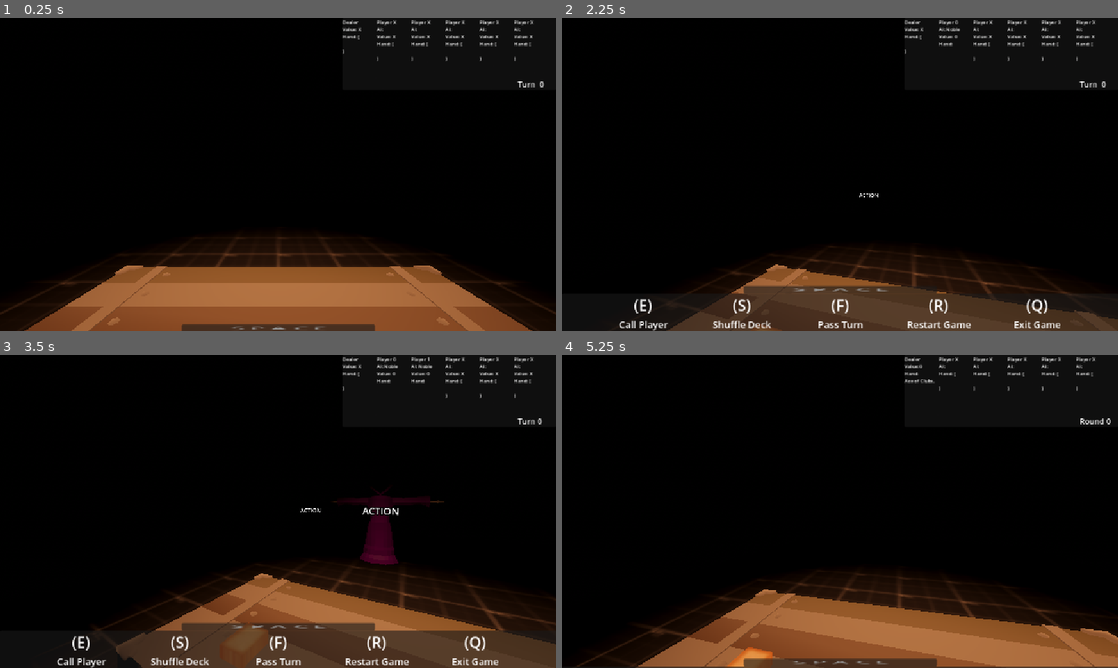
Above: before the commit, frames 1-4 (two rows, left to right).
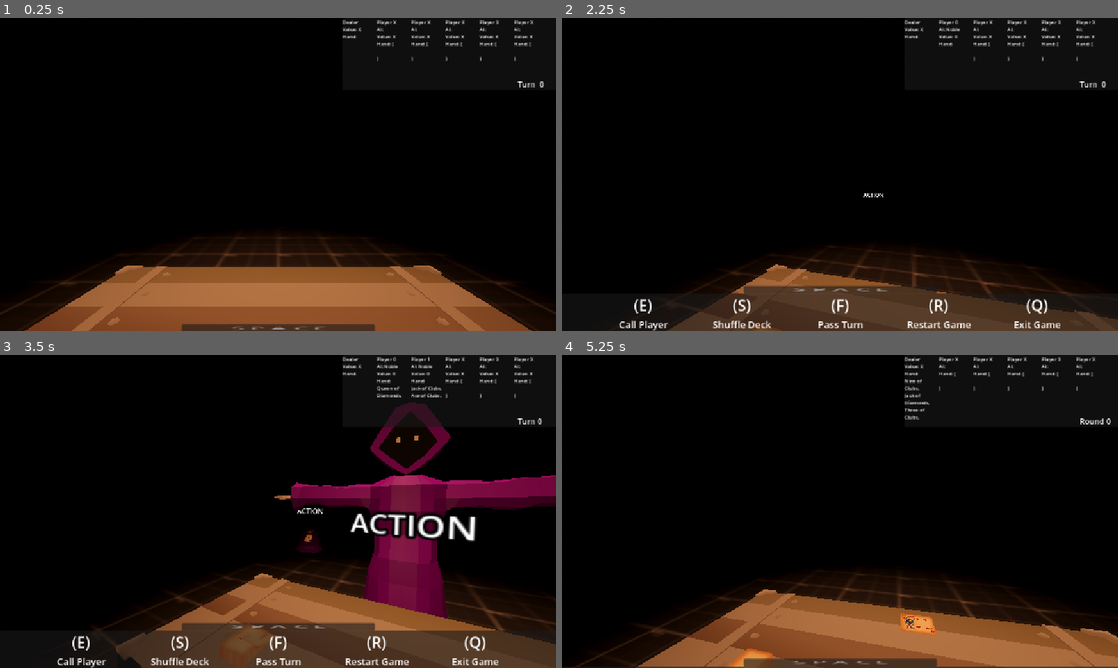
Above: after the commit, the same moments.

Repository: VaporeonLover28/Chrysopoeia
Game: Godot game, scene res://Scenes/blackjack_test_3.tscn
Same seed, same stepped clock (60 frames per second), same inputs: the game is played once before the commit and once after it. This scene is started directly instead of the project's main scene. The engine's default icon, where the game draws it, is replaced by a stand-in: a white triangle on a blue panel in a dark square.
Inputs (mouse positions are in pixels of both pictures, inside the frame that each line leads up to):
- Up to frame 1 (0.25 s): no input
- Up to frame 2 (2.25 s): tap Enter at 0.5, 2 s; move the mouse to (962, 158) at 0.52 s; tap A (a) at 0.6 s; tap B (b) at 0.8, 1.35 s; tap Space (space) at 1.25 s; move the mouse to (812, 174) at 1.27 s; tap D (d) at 1.55, 2.1 s; move the mouse to (851, 168) at 2.02 s; hold E (e) from 2.03 s (still down)
- Up to frame 3 (3.5 s): move the mouse to (272, 517) at 2.77 s; release E (e) at 2.78 s; tap E (e) at 2.85 s; tap F (f) at 3.05 s
- Up to frame 4 (5.25 s): move the mouse to (878, 514) at 3.52 s; tap F (f) at 3.6 s; tap R (r) at 3.8, 4.35 s; move the mouse to (795, 508) at 4.27 s; tap S (s) at 4.55, 5.1 s; tap Space (space) at 5 s; move the mouse to (845, 511) at 5.02 s

The runs differ from the first frame. In frame 1, less than 0.1% of the frame differs, in the area x 61-65%, y 5-12%; in frame 2, less than 0.1%; in frame 3, 10%, in the area x 43-100%, y 5-91%; in frame 4, 0.6%.
Error before the commit: Invalid access to property or key 'rank' on a base object of type 'Nil'. (res://Script/blackjack_test_3.gd:189)

Commit message:
blackjack npc AI (missing stuff)
to-do:
- dealer turn
- visual feedback for player
- remove test stuff
- polish
- implement into world

Diff:
--- a/Scenes/blackjack_test_3.tscn
+++ b/Scenes/blackjack_test_3.tscn
@@ -34,8 +34,11 @@
 [node name="blackjack_test_3" type="Node3D"]
 script = ExtResource("1_psklc")
 
+[node name="turn_timer" type="Timer" parent="."]
+one_shot = true
+
 [node name="card_distr_timer" type="Timer" parent="."]
-wait_time = 0.5
+wait_time = 0.1
 
 [node name="WorldEnvironment" type="WorldEnvironment" parent="."]
 environment = SubResource("Environment_dft26")
@@ -184,10 +187,10 @@
 theme_override_font_sizes/normal_font_size = 10
 text = "Dealer
 Value: X
-Hand: [
+Hand:
+"
 
-]"
-
+[connection signal="timeout" from="turn_timer" to="." method="_on_turn_timer_timeout"]
 [connection signal="timeout" from="card_distr_timer" to="." method="_on_card_distr_timer_timeout"]
 
 [editable path="bj_player_test"]
--- a/Scenes/card.tscn
+++ b/Scenes/card.tscn
@@ -74,6 +74,7 @@
 transform = Transform3D(0.194505, 0, 0, 0, -8.50206e-09, 0.194505, 0, -0.194505, -8.50206e-09, 0.003, 0.001, 0.002)
 shaded = true
 texture_filter = 0
+render_priority = 1
 texture = ExtResource("4_eumee")
 
 [connection signal="tree_entered" from="." to="." method="_on_tree_entered"]
--- a/Script/blackjack_npc.gd
+++ b/Script/blackjack_npc.gd
@@ -3,9 +3,11 @@
 @onready var nav: NavigationAgent3D = $nav
 @onready var hand_marker: Marker3D = $hand
 @onready var action_label: Label3D = $action_label
-
-@export_enum("Pleb", "Mage", "Guard", "Noble", "Joker" ) var type : String = "Noble"
-@export_enum("Playing", "Standed", "Busted", "Surrendered", "Blackjack", "Doubled") var state : String = "Playing"
+@onready var game: Node3D = $".."
+@onready var player: CharacterBody3D = $"../bj_player_test"
+
+@export_enum("Pleb", "Mage", "Guard", "Noble", "Joker" ) var personality : String = "Noble"
+@export_enum("Playing", "Standed", "Busted", "Blackjack", "Doubled") var state : String = "Playing"
 
 var assigned_chair : bool = false
 var is_sat_down : bool = false
@@ -13,25 +15,276 @@
 var assigned_gc_label : RichTextLabel
 var hand : Array = []
 var hand_value : int = 0
+var aces_in_hand = 0
 
 func _process(delta: float) -> void:
 	if is_sat_down == false:
 		var destination = nav.get_next_path_position()
 		var local_destination = destination - global_position
 		var dir = local_destination.normalized()
-		velocity = dir * 2
+		velocity = dir * 4
 		look_at(transform.basis.z * -1)
 		rotation.x = 0
 		rotation.z = 0
 	elif velocity != Vector3.ZERO:
 		velocity = Vector3.ZERO
 		#_look_at_player()
-
 	move_and_slide()
+
+func play_turn():
+	calculate_hand_value()
+	print(name + "'s turn ")
+	if state == "Playing":
+		match personality:
+			"Noble":
+				if aces_in_hand == 0:
+					match player.dealer_hand[1].value:
+						"2":
+							hard_total_matrix(
+							"stand",\
+							"stand",\
+							"stand",\
+							"stand",\
+							"stand",\
+							"hit",\
+							"double_down",\
+							"double_down",\
+							"hit",\
+							"hit")
+						"3":
+							hard_total_matrix(
+							"stand",\
+							"stand",\
+							"stand",\
+							"stand",\
+							"stand",\
+							"hit",\
+							"double_down",\
+							"double_down",\
+							"double_down",\
+							"hit")
+						"4", "5", "6":
+							hard_total_matrix(
+							"stand",\
+							"stand",\
+							"stand",\
+							"stand",\
+							"stand",\
+							"stand",\
+							"double_down",\
+							"double_down",\
+							"double_down",\
+							"hit")
+						"7", "8", "9":
+							hard_total_matrix(
+							"stand",\
+							"stand",\
+							"hit",\
+							"hit",\
+							"hit",\
+							"hit",\
+							"double_down",\
+							"double_down",\
+							"hit",\
+							"hit")
+						"10", "J", "Q", "K", "A":
+							hard_total_matrix(
+							"stand",\
+							"stand",\
+							"hit",\
+							"hit",\
+							"hit",\
+							"hit",\
+							"double_down",\
+							"hit",\
+							"hit",\
+							"hit")
+				else:
+					match player.dealer_hand[1].value:
+						"2":
+							soft_total_matrix(
+							"stand",\
+							"stand",\
+							"double_down",\
+							"hit",\
+							"hit",\
+							"hit",\
+							"hit")
+						"3":
+							soft_total_matrix(
+							"stand",\
+							"stand",\
+							"double_down",\
+							"double_down",\
+							"hit",\
+							"hit",\
+							"hit")
+						"4":
+							soft_total_matrix(
+							"stand",\
+							"stand",\
+							"double_down",\
+							"double_down",\
+							"double_down",\
+							"hit",\
+							"hit")
+						"5":
+							soft_total_matrix(
+							"stand",\
+							"stand",\
+							"double_down",\
+							"double_down",\
+							"double_down",\
+							"double_down",\
+							"hit")
+						"6":
+							soft_total_matrix(
+							"stand",\
+							"double_down",\
+							"double_down",\
+							"double_down",\
+							"double_down",\
+							"double_down",\
+							"double_down")
+						"7", "8":
+							soft_total_matrix(
+							"stand",\
+							"stand",\
+							"stand",\
+							"hit",\
+							"hit",\
+							"hit",\
+							"hit")
+						"9", "10", "J", "Q", "K", "A":
+							soft_total_matrix(
+							"stand",\
+							"stand",\
+							"hit",\
+							"hit",\
+							"hit",\
+							"hit",\
+							"hit")
+	else:
+		match state:
+			"Standed":
+				print(name + " has standed, skipping turn.")
+			"Busted":
+				print(name + " has busted, skipping turn.")
+			"Blackjack":
+				print(name + " has a blackjack, so they stand.")
+			"Doubled":
+				print(name + " has doubled, so they cannot hit.")
+
+func calculate_hand_value():
+	var value_bank = 0
+	aces_in_hand = 0
+
+	for card in hand:
+		match card.value:
+			"A":
+				value_bank += 11
+				aces_in_hand += 1
+			"2", "3", "4", "5", "6", "7", "8", "9", "10":
+				value_bank += int(card.value)
+			"J", "Q", "K":
+				value_bank += 10
+
+	if value_bank > 21:
+		if aces_in_hand > 0 and value_bank - 10 < 22:
+			value_bank -= 10
+		elif aces_in_hand > 1 and value_bank - 20 < 22 and value_bank - 10 > 22:
+			value_bank -= 20
+		elif aces_in_hand > 1 and value_bank - 20 < 22 and value_bank - 10 < 22:
+			value_bank -= 10
+		else:
+			bust()
+
+	if value_bank == 21 and hand.size() == 2 and aces_in_hand == 1:
+		blackjack()
+
+	hand_value = value_bank
+	update_gc_label()
+
+func hit():
+	update_action_label("hit")
+	print(name + " hits.")
+	game.card_to_npc(game.deck.pop_back(), self, Vector3.ZERO)
+	calculate_hand_value()
+
+func stand():
+	update_action_label("stand")
+	state = "Standed"
+	print(name + " stands.")
+
+func double_down():
+	update_action_label("double")
+	state = "Doubled"
+	print(name + " doubles down.")
+	game.card_to_npc(game.deck.pop_back(), self, Vector3(-180, 90, 0))
+	calculate_hand_value()
+
+func bust():
+	update_action_label("bust")
+	state = "Busted"
+	print(name + " busts.")
+
+func blackjack():
+	update_action_label("blackjack")
+	state = "Blackjack"
+	print(name + " has a blackjack.")
+
+func hard_total_matrix(case1, case2, case3, case4, case5, case6, case7, case8, case9, case10):
+	match hand_value:
+		21, 20, 19, 18:
+			case_match(case1)
+		17:
+			case_match(case2)
+		16:
+			case_match(case3)
+		15:
+			case_match(case4)
+		14, 13:
+			case_match(case5)
+		12:
+			case_match(case6)
+		11:
+			case_match(case7)
+		10:
+			case_match(case8)
+		9:
+			case_match(case9)
+		8, 7, 6, 5, 4:
+			case_match(case10)
+
+func soft_total_matrix(case1, case2, case3, case4, case5, case6, case7):
+	match hand_value:
+		20:
+			case_match(case1)
+		19:
+			case_match(case2)
+		18:
+			case_match(case3)
+		17:
+			case_match(case4)
+		16, 15:
+			case_match(case5)
+		14, 13:
+			case_match(case6)
+		12:
+			case_match(case7)
+
+func case_match(case):
+	match case:
+		"hit":
+			hit()
+		"stand":
+			stand()
+		"double_down":
+			double_down()
 
 func update_gc_label():
 	assigned_gc_label.text = "Player " + name + "\nAI: " + \
-	str(type) + "\nValue: " + str(hand_value) + "\nHand:\n"
+	str(personality) + "\nValue: " + str(hand_value) + "\nHand:\n"
 	for cards in hand:
 		assigned_gc_label.text += str(cards.rank) + " of " + str(cards.suit) + ",\n"
 
--- a/Script/blackjack_test_3.gd
+++ b/Script/blackjack_test_3.gd
@@ -7,6 +7,7 @@
 @onready var gamecontrol: Panel = $CanvasLayer/gamecontrol
 @onready var player: CharacterBody3D = $bj_player_test
 @onready var card_distr_timer: Timer = $card_distr_timer
+@onready var turn_timer: Timer = $turn_timer
 
 var tween : Tween
 
@@ -17,6 +18,7 @@
 var playing_npcs : Array = []
 var gc_labels : Array = []
 var round_order_npcs : Array = []
+var whose_turn = 0
 
 var standard_deck : Array = [
 	["Clubs", "Ace", "A"], ["Hearts", "Ace", "A"], ["Spades", "Ace", "A"], ["Diamonds", "Ace", "A"],
@@ -111,16 +113,16 @@
 			round_order_npcs.append(playing_npcs[0])
 			round_order_npcs.append(playing_npcs[2])
 		4:
+			round_order_npcs.append(playing_npcs[1])
+			round_order_npcs.append(playing_npcs[0])
+			round_order_npcs.append(playing_npcs[2])
 			round_order_npcs.append(playing_npcs[3])
+		5:
+			round_order_npcs.append(playing_npcs[4])
 			round_order_npcs.append(playing_npcs[1])
 			round_order_npcs.append(playing_npcs[0])
 			round_order_npcs.append(playing_npcs[2])
-		5:
 			round_order_npcs.append(playing_npcs[3])
-			round_order_npcs.append(playing_npcs[1])
-			round_order_npcs.append(playing_npcs[0])
-			round_order_npcs.append(playing_npcs[2])
-			round_order_npcs.append(playing_npcs[4])
 
 func shuffle_deck():
 	#print("Shuffled Deck")
@@ -149,8 +151,6 @@
 func distribute_cards():
 	##increases a number
 	distribution_number += 1
-	##just to be sure i guess (i forgot why i had this)
-	gc_labels[6].text = "Dealer\nValue:" + str(player.dealer_hand_value) + "\nHand:\n"
 
 	##defines how many cards need to be distributed
 	##two for every npc + two for dealer
@@ -172,10 +172,9 @@
 		else:
 		##the npc's first and second cards are identical
 			#print("Distr " + str(distribution_number) + ", card 1 to npc " + str(int(floor(distribution_number / 3))))
-			##appends the top card to the npc's hand
-			round_order_npcs[int(floor(distribution_number / 3))].hand.append(deck.back())
-			##gives it to them
-			card_to_npc(deck.pop_back(), round_order_npcs[int(floor(distribution_number / 3))])
+			##gives a card to the npc
+			#round_order_npcs[int(floor(distribution_number / 3))].hand.append(deck.back())
+			card_to_npc(deck.pop_back(), round_order_npcs[int(floor(distribution_number / 3))], Vector3.ZERO)
 	else:
 		##the dealer's first card is side up
 		if distribution_number / 3 > round_order_npcs.size():
@@ -190,10 +189,9 @@
 		else:
 		##the npc's first and second cards are identical
 			#print("Distr " + str(distribution_number) + ", card 2 to npc " + str(int(floor(distribution_number / 3))))
-			##appends the top card to the npc's hand
-			round_order_npcs[int(floor(distribution_number / 3))].hand.append(deck.back())
-			##gives it to them
-			card_to_npc(deck.pop_back(), round_order_npcs[int(floor(distribution_number / 3))])
+			##gives a card to the npc
+			#round_order_npcs[int(floor(distribution_number / 3))].hand.append(deck.back())
+			card_to_npc(deck.pop_back(), round_order_npcs[int(floor(distribution_number / 3))], Vector3.ZERO)
 
 ##tween to send a card to the dealer
 func card_to_dealer(card : Node3D, pos : Vector3, rot : Vector3):
@@ -208,14 +206,15 @@
 	tween.tween_property(card, "rotation_degrees", rot, 0.66)
 
 ##tween to send a card to an npc
-func card_to_npc(card : Node3D, who : CharacterBody3D):
+func card_to_npc(card : Node3D, who : CharacterBody3D, rot : Vector3):
+	who.hand.append(card)
 	tween = create_tween()
 	tween.set_trans(Tween.TRANS_QUART)
 	tween.set_ease(Tween.EASE_OUT)
 	tween.set_parallel(true)
 	tween.tween_property(card, "global_position", who.hand_marker.global_position + Vector3(float(who.hand.size()) / 20,\
 	float(who.hand.size()) / 512, 0), 1)
-	tween.tween_property(card, "rotation_degrees", Vector3.ZERO, 0.66)
+	tween.tween_property(card, "rotation_degrees", rot, 0.66)
 	##updates the game control label
 	who.update_gc_label()
 
@@ -228,6 +227,7 @@
 	elif round_started == false and playing_npcs.size() <= 1:
 		pass
 	else:
+		turn_timer.start()
 		round += 1
 	gc_labels[5].text = "Turn " + str(round)
 
@@ -270,5 +270,25 @@
 	if distribution_number < (round_order_npcs.size() + 1) * 3:
 		distribute_cards()
 	else:
-		print("Stopped timer")
+		#print("Stopped timer")
 		card_distr_timer.stop()
+
+func _on_turn_timer_timeout() -> void:
+	var npcs_playing = round_order_npcs.size()
+
+	for npcs in round_order_npcs:
+		if npcs.state != "Playing":
+			npcs_playing -= 1
+
+	if npcs_playing > 0:
+		if round_order_npcs[whose_turn].state == "Playing":
+			round_order_npcs[whose_turn].play_turn()
+		if whose_turn + 1 == round_order_npcs.size():
+			whose_turn = 0
+		else:
+			whose_turn += 1
+		turn_timer.start()
+		round += 1
+	else:
+		print("Dealer turn")
+		round += 1
